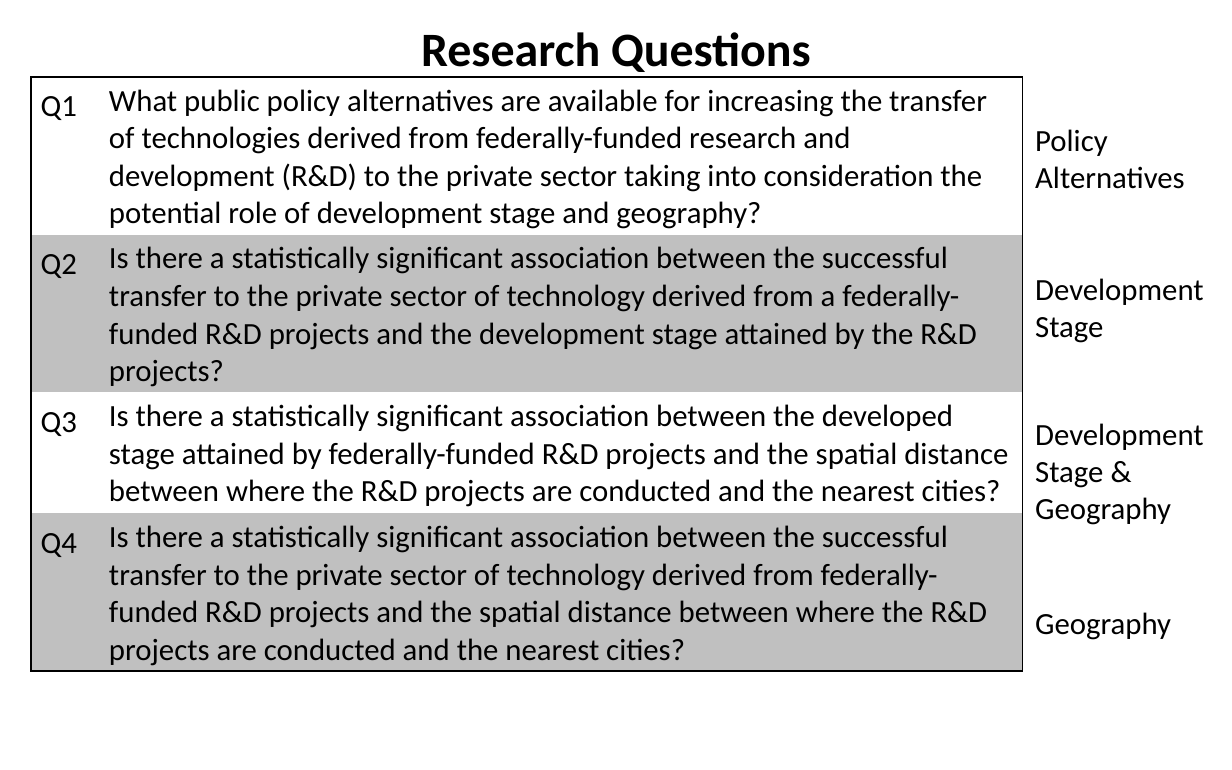
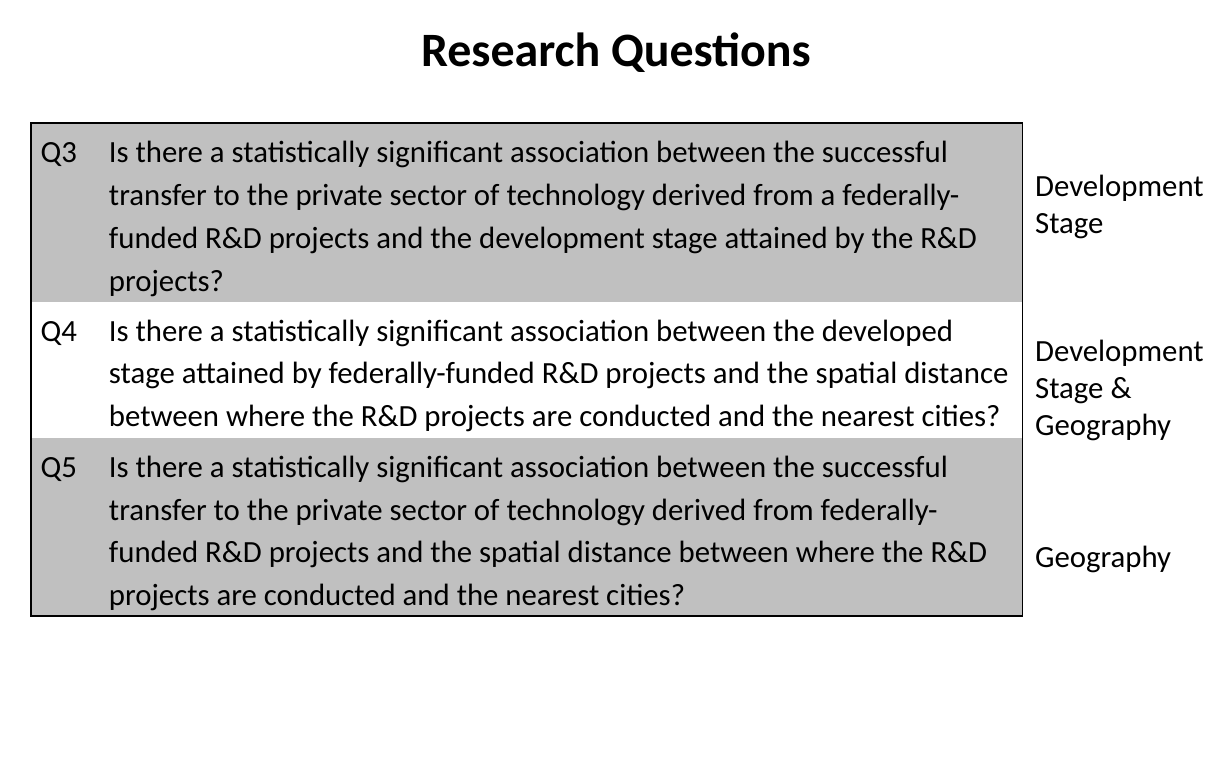
Before and after one commit to SLU-Courses-Townes/SOC5600, a slide deck: slide 16 of FinalProject/Presentation/Townes_SOC5600_FinalProject_Presentation.pptx (slide 15 before the commit). Drawn at 1232x770 pixels with LibreOffice and Linux fonts; fonts in the diff are those of the drawing. Boxes give left, top, right and bottom in pixels: in the first picture for what was removed or moved away, otherwise in the second. Text is boxed around its words. In the diff, an @@ line names an element or a change of style, - is before the commit and + after.

Commit message:
Modified FinalProject presentation

```diff
--- a/FinalProject/Presentation/Townes_SOC5600_FinalProject_Presentation.pptx
+++ b/FinalProject/Presentation/Townes_SOC5600_FinalProject_Presentation.pptx
@@ table at <box>31,123,1023,652</box> @@
-row 1: Q1 | What public policy alternatives are available for increasing the transfer of technologies derived from federally-funded research and development (R&D) to the private sector taking into consideration the potential role of development stage and geography?
-row 2: Q2 | Is there a statistically significant association between the successful transfer to the private sector of technology derived from a federally-funded R&D projects and the development stage attained by the R&D projects?
-row 3: Q3 | Is there a statistically significant association between the developed stage attained by federally-funded R&D projects and the spatial distance between where the R&D projects are conducted and the nearest cities?
-row 4: Q4 | Is there a statistically significant association between the successful transfer to the private sector of technology derived from federally-funded R&D projects and the spatial distance between where the R&D projects are conducted and the nearest cities?
+row 1: Q3 | Is there a statistically significant association between the successful transfer to the private sector of technology derived from a federally-funded R&D projects and the development stage attained by the R&D projects?
+row 2: Q4 | Is there a statistically significant association between the developed stage attained by federally-funded R&D projects and the spatial distance between where the R&D projects are conducted and the nearest cities?
+row 3: Q5 | Is there a statistically significant association between the successful transfer to the private sector of technology derived from federally-funded R&D projects and the spatial distance between where the R&D projects are conducted and the nearest cities?
@@ table: place and size @@
-table at <box>31,76,1023,707</box>
+table at <box>31,123,1023,652</box>
@@ text removed at <box>1035,129,1185,189</box> @@
-Policy Alternatives
@@ text "Development Stage": place and size @@
-text "Development Stage" at <box>1035,278,1204,343</box>
+text "Development Stage" at <box>1035,174,1204,239</box>
@@ text "Development Stage & Geography": place and size @@
-text "Development Stage & Geography" at <box>1035,423,1204,525</box>
+text "Development Stage & Geography" at <box>1035,339,1204,441</box>
@@ text "Geography": place and size @@
-text "Geography" at <box>1035,612,1171,640</box>
+text "Geography" at <box>1035,545,1171,573</box>
```
Also in this commit, not shown: 10 other slides changed, 1 slide added.
